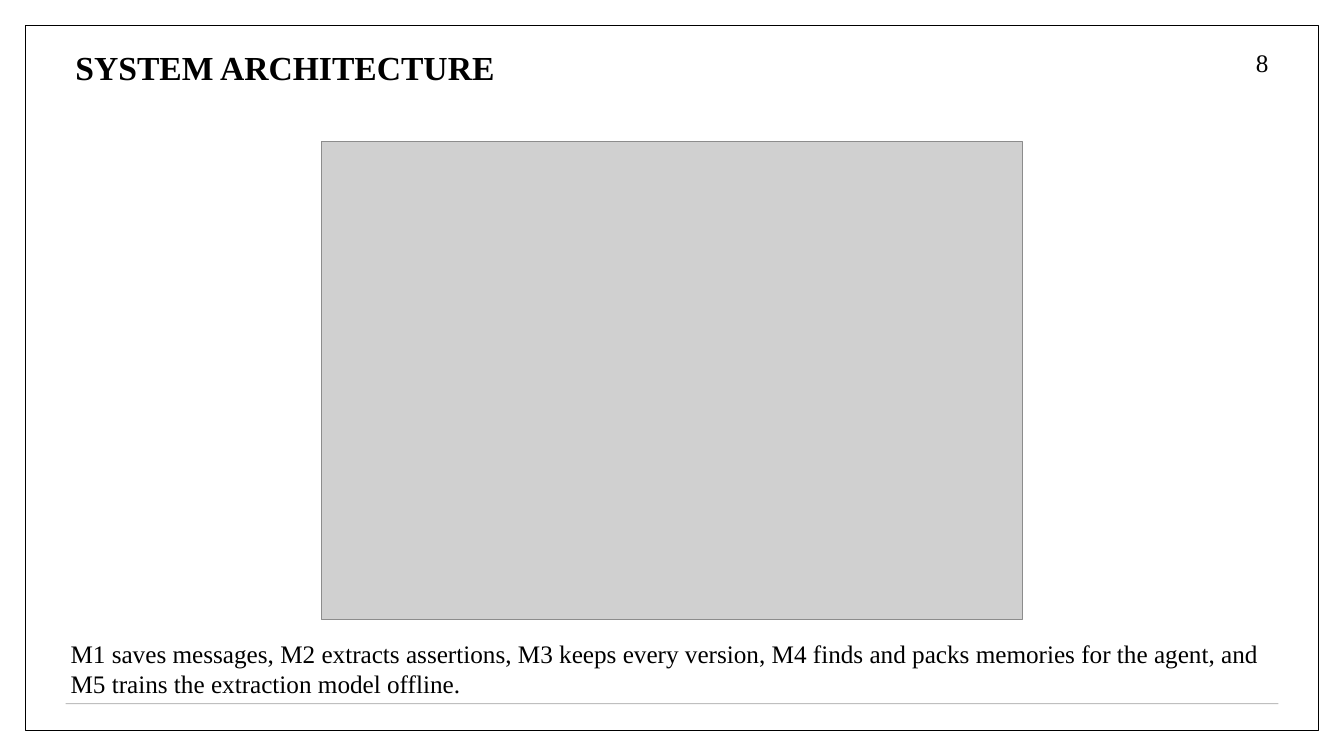
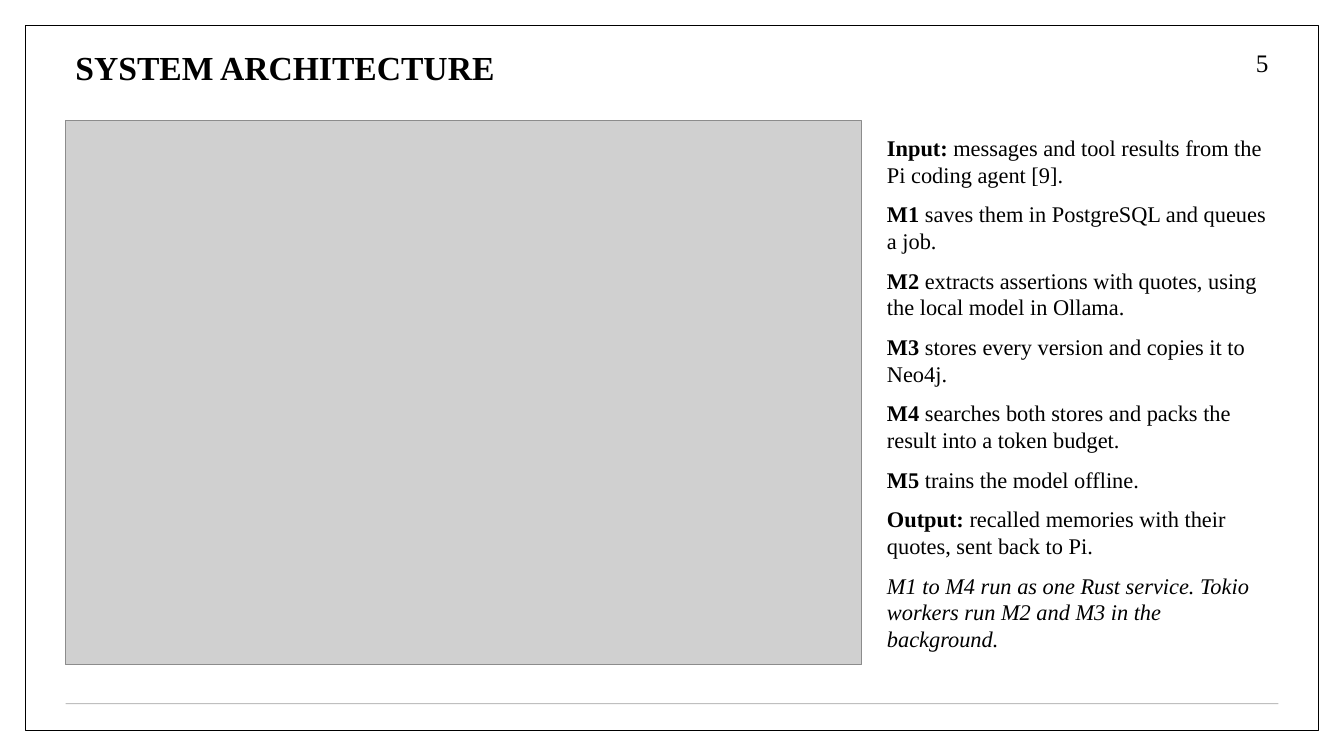
Before and after one commit to aryaniyaps/sdp-2026, a slide deck: slide 5 of P1_R2_13.pptx (slide 8 before the commit). Drawn at 1344x756 pixels with LibreOffice and Linux fonts; fonts in the diff are those of the drawing; grey boxes stand for pictures. Boxes give left, top, right and bottom in pixels: in the first picture for what was removed or moved away, otherwise in the second. Text is boxed around its words. In the diff, an @@ line names an element or a change of style, - is before the commit and + after.

```diff
--- a/P1_R2_13.pptx
+++ b/P1_R2_13.pptx
@@ page number at [1256,55,1269,73]: text changed @@
-8
+5
@@ picture: place and size @@
-picture at [322,141,1022,620]
+picture at [66,121,862,665]
@@ text at [887,140,1266,652]: text changed; size 18 to 16 pt @@
-M1 saves messages, M2 extracts assertions, M3 keeps every version, M4 finds and packs memories for the agent, and M5 trains the extraction model offline.
+Input: messages and tool results from the Pi coding agent [9].
+M1 saves them in PostgreSQL and queues a job.
+M2 extracts assertions with quotes, using the local model in Ollama.
+M3 stores every version and copies it to Neo4j.
+M4 searches both stores and packs the result into a token budget.
+M5 trains the model offline.
+Output: recalled memories with their quotes, sent back to Pi.
+M1 to M4 run as one Rust service. Tokio workers run M2 and M3 in the background.
```
Also in this commit, not shown: 12 other slides changed, 10 slides added, 19 slides removed, 1 other file.
